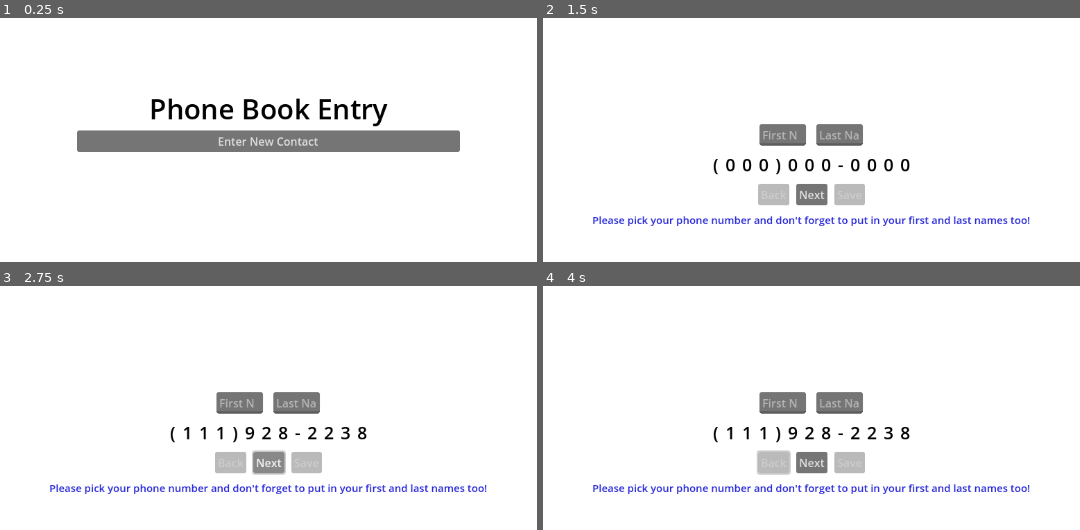
Above: before the commit, frames 1-4 (two rows, left to right).
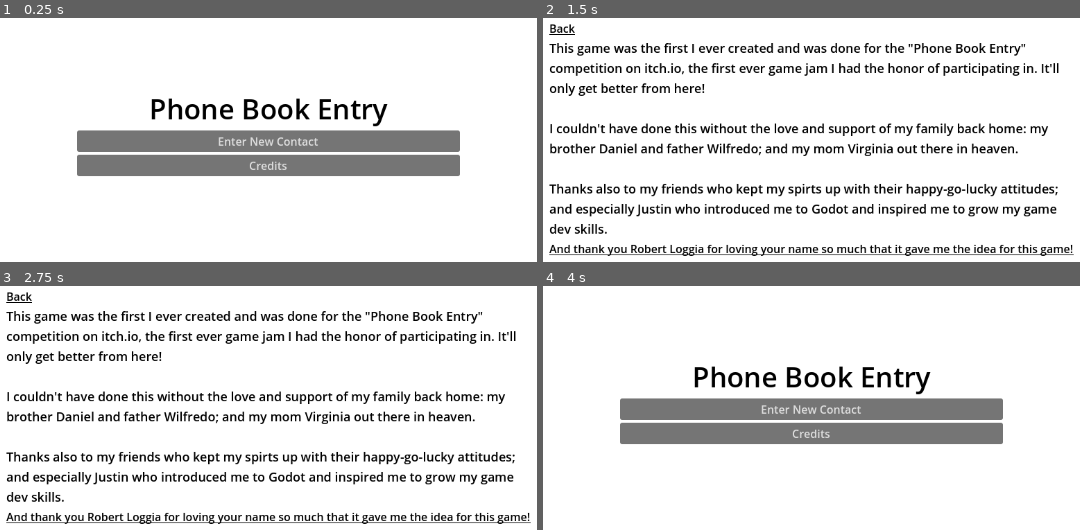
Above: after the commit, the same moments.

Repository: mjcampos/phone_number_entry
Game: Godot game, scene res://Menu/menu.tscn
The game is run twice, just before and just after one commit, with the same random seed, the same clock (stepped at 60 frames per second) and the same inputs.
Inputs (mouse positions are in pixels of both pictures, inside the frame that each line leads up to):
- Up to frame 1 (0.25 s): no input
- Up to frame 2 (1.5 s): click (811, 164) at 0.5 s, where only the run after the commit has a clickable "Credits"; click (811, 140) at 1.25 s, where only the run before the commit has a clickable "Enter New Contact"
- Up to frame 3 (2.75 s): click (268, 461) at 2 s, where only the run before the commit has a clickable "Next"
- Up to frame 4 (4 s): click (811, 461) at 2.75 s, where only the run before the commit has a clickable "Next"; click "Back" at 3.5 s

The runs differ from the first frame. In frame 1, 6.4% of the frame differs, in the area x 14-86%, y 55-65%; in frame 2, 18%, in the area x 1-99%, y 2-98%; in frame 3, 18%; in frame 4, 17%.

Commit message:
Add Credits scene and attached it to the menu scene

Diff:
--- /dev/null
+++ b/Credits/credits.gd
@@ -0,0 +1,5 @@
+extends Control
+
+
+func _on_back_button_pressed() -> void:
+	get_tree().change_scene_to_file("res://Menu/menu.tscn")
--- /dev/null
+++ b/Credits/credits.tscn
@@ -0,0 +1,63 @@
+[gd_scene load_steps=3 format=3 uid="uid://ct26r4gn28416"]
+
+[ext_resource type="Script" path="res://Credits/credits.gd" id="1_onn0q"]
+
+[sub_resource type="LabelSettings" id="LabelSettings_cajs1"]
+font_size = 18
+font_color = Color(0, 0, 0, 1)
+outline_color = Color(0, 0, 0, 1)
+
+[node name="Credits" type="Control"]
+layout_mode = 3
+anchors_preset = 15
+anchor_right = 1.0
+anchor_bottom = 1.0
+grow_horizontal = 2
+grow_vertical = 2
+script = ExtResource("1_onn0q")
+
+[node name="Background" type="ColorRect" parent="."]
+layout_mode = 1
+anchors_preset = 15
+anchor_right = 1.0
+anchor_bottom = 1.0
+grow_horizontal = 2
+grow_vertical = 2
+
+[node name="MarginContainer" type="MarginContainer" parent="."]
+layout_mode = 1
+anchors_preset = 15
+anchor_right = 1.0
+anchor_bottom = 1.0
+grow_horizontal = 2
+grow_vertical = 2
+theme_override_constants/margin_left = 200
+theme_override_constants/margin_top = 100
+theme_override_constants/margin_right = 200
+theme_override_constants/margin_bottom = 100
+
+[node name="VBoxContainer" type="VBoxContainer" parent="MarginContainer"]
+layout_mode = 2
+
+[node name="BackButton" type="LinkButton" parent="MarginContainer/VBoxContainer"]
+layout_mode = 2
+theme_override_colors/font_color = Color(0, 0, 0, 1)
+text = "Back"
+
+[node name="Label" type="Label" parent="MarginContainer/VBoxContainer"]
+layout_mode = 2
+text = "This game was the first I ever created and was done for the \"Phone Book Entry\" competition on itch.io, the first ever game jam I had the honor of participating in. It'll only get better from here!
+
+I couldn't have done this without the love and support of my family back home: my brother Daniel and father Wilfredo; and my mom Virginia out there in heaven.
+
+Thanks also to my friends who kept my spirts up with their happy-go-lucky attitudes; and especially Justin who introduced me to Godot and inspired me to grow my game dev skills. "
+label_settings = SubResource("LabelSettings_cajs1")
+autowrap_mode = 3
+
+[node name="LinkButton" type="LinkButton" parent="MarginContainer/VBoxContainer"]
+layout_mode = 2
+theme_override_colors/font_color = Color(0, 0, 0, 1)
+text = "And thank you Robert Loggia for loving your name so much that it gave me the idea for this game!"
+uri = "https://www.youtube.com/watch?v=4-ohJ6oXGkI"
+
+[connection signal="pressed" from="MarginContainer/VBoxContainer/BackButton" to="." method="_on_back_button_pressed"]
--- a/Menu/menu.gd
+++ b/Menu/menu.gd
@@ -5,3 +5,7 @@
 
 func _on_new_entry_button_pressed() -> void:
 	get_tree().change_scene_to_file(file_path)
+
+
+func _on_credits_button_pressed() -> void:
+	get_tree().change_scene_to_file("res://Credits/credits.tscn")
--- a/Menu/menu.tscn
+++ b/Menu/menu.tscn
@@ -49,4 +49,9 @@
 layout_mode = 2
 text = "Enter New Contact"
 
+[node name="CreditsButton" type="Button" parent="MarginContainer/VBoxContainer"]
+layout_mode = 2
+text = "Credits"
+
 [connection signal="pressed" from="MarginContainer/VBoxContainer/NewEntryButton" to="." method="_on_new_entry_button_pressed"]
+[connection signal="pressed" from="MarginContainer/VBoxContainer/CreditsButton" to="." method="_on_credits_button_pressed"]
